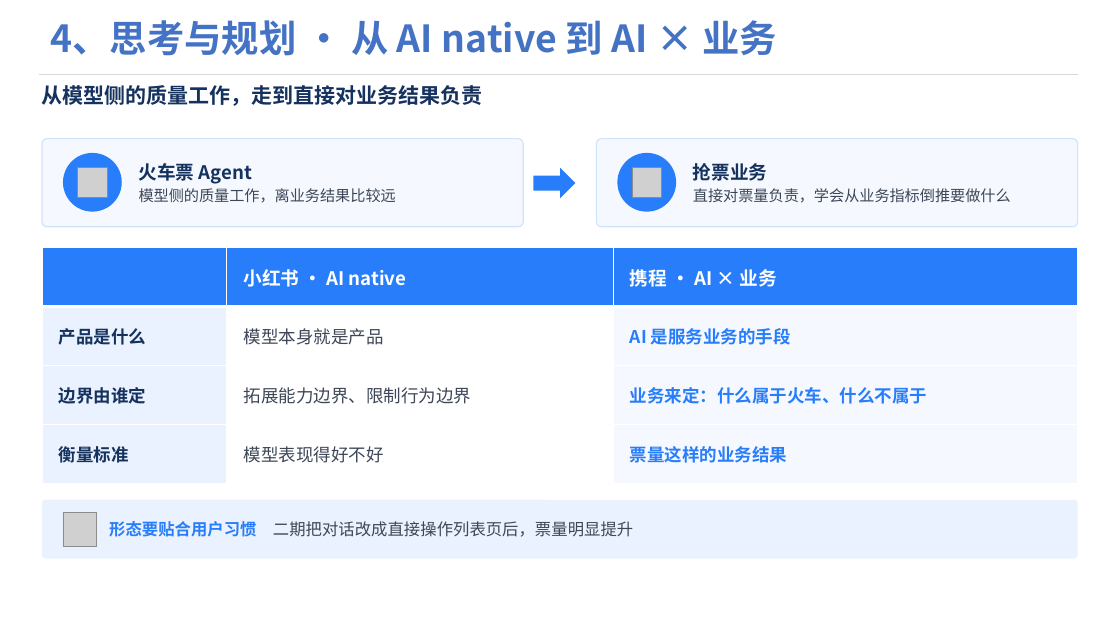
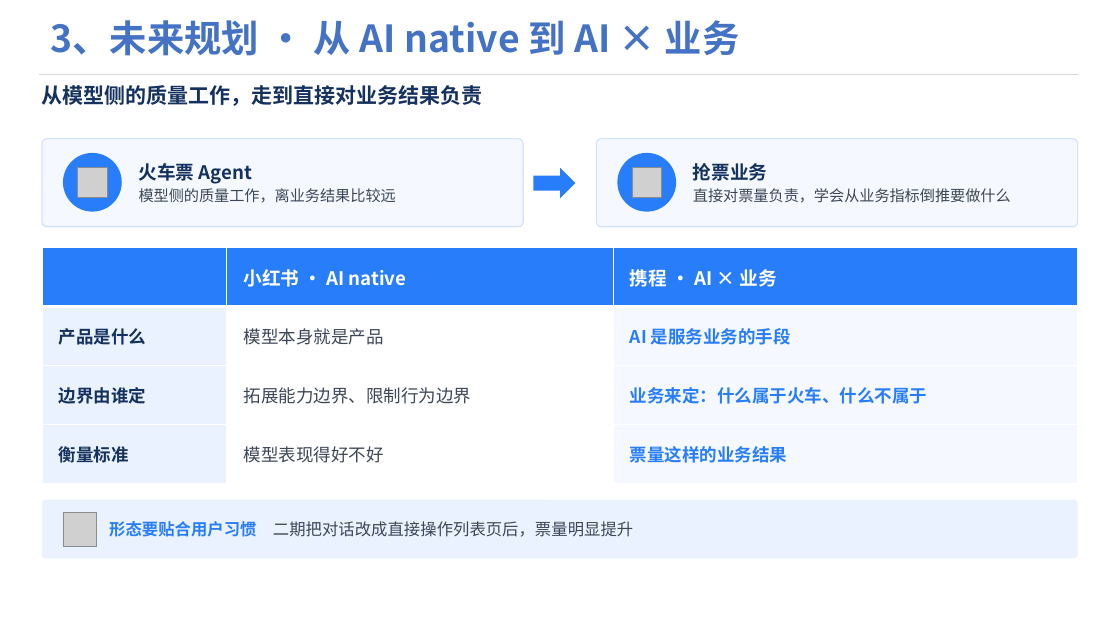
Before and after one commit to Wennie006/AI-myself, a slide deck: slide 10 of 答辩PPT.pptx (slide 11 before the commit). Drawn at 1120x630 pixels with LibreOffice and Linux fonts; fonts in the diff are those of the drawing; grey boxes stand for pictures; background and template pictures are left out. Boxes give left, top, right and bottom in pixels: in the first picture for what was removed or moved away, otherwise in the second. Text is boxed around its words. In the diff, an @@ line names an element or a change of style, - is before the commit and + after.

```diff
--- a/答辩PPT.pptx
+++ b/答辩PPT.pptx
@@ text at [50,20,740,56]: text changed @@
-4、思考与规划 · 从 AI native 到 AI × 业务
+3、未来规划 · 从 AI native 到 AI × 业务
```
Also in this commit, not shown: 9 other slides changed, 1 slide removed.
